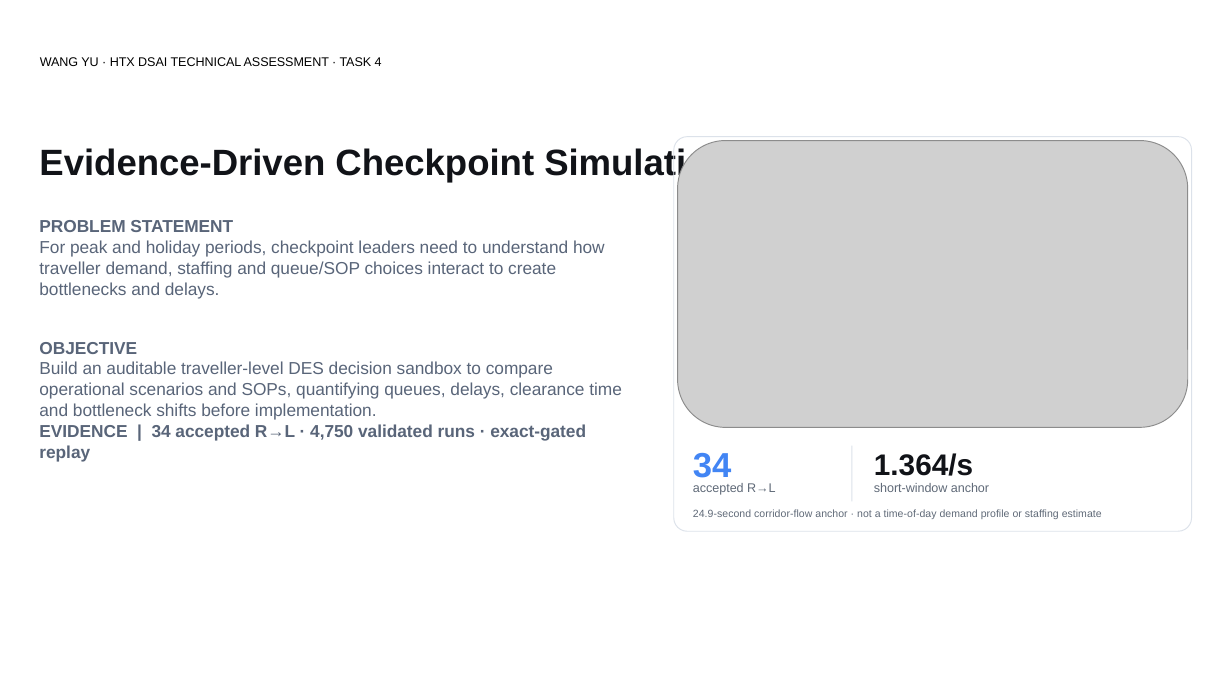
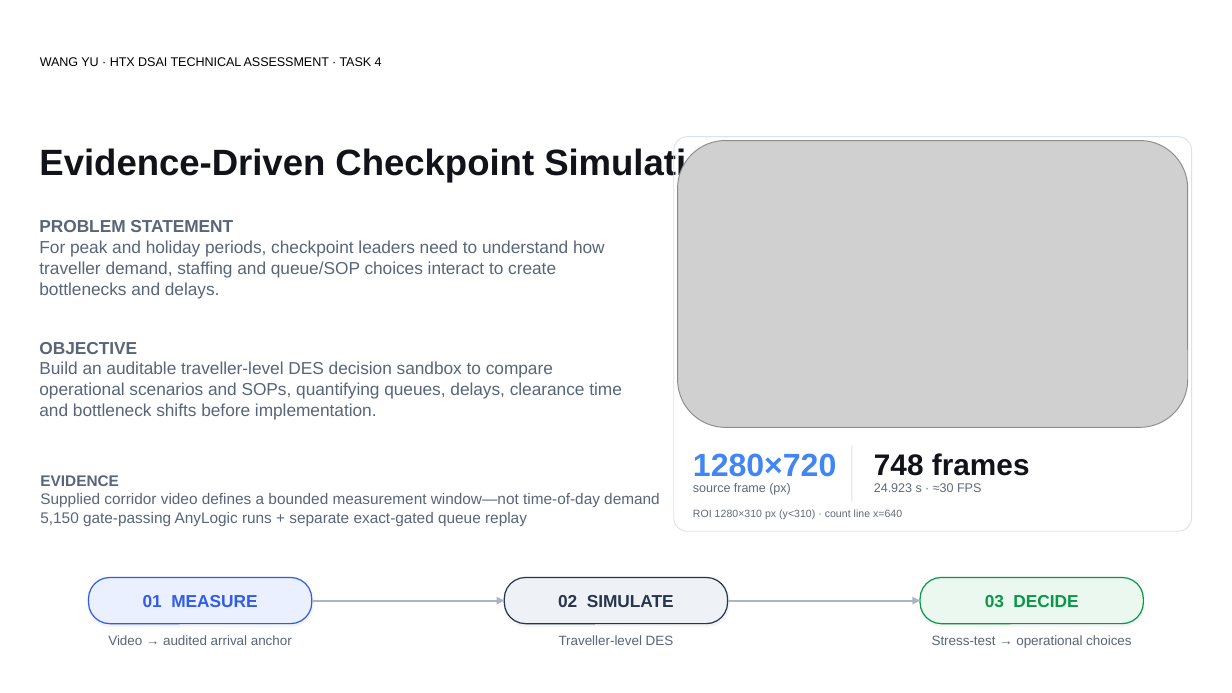
Before and after one commit to wangyu211/htx-checkpoint-simulation, a slide deck: slide 1 of slides/HTX_Task4_Operational_Insights.pptx. Drawn at 1232x693 pixels with LibreOffice and Linux fonts; fonts in the diff are those of the drawing; grey boxes stand for pictures. Boxes give left, top, right and bottom in pixels: in the first picture for what was removed or moved away, otherwise in the second. Text is boxed around its words. In the diff, an @@ line names an element or a change of style, - is before the commit and + after.

Commit message:
Add validated finite-buffer spillback sensitivity study
Implement blocking-after-service in the AnyLogic model, freeze the 2x4x50 design, add fail-closed validation and analysis, and publish the curated 400-run evidence package and updated private decision deck.

```diff
--- a/slides/HTX_Task4_Operational_Insights.pptx
+++ b/slides/HTX_Task4_Operational_Insights.pptx
@@ text at (39,424,586,462): paragraph removed @@
-EVIDENCE | 34 accepted R→L · 4,750 validated runs · exact-gated replay
@@ text added at (40,475,660,526), 12 pt, text #596579 @@
+EVIDENCE
+Supplied corridor video defines a bounded measurement window—not time-of-day demand
+5,150 gate-passing AnyLogic runs + separate exact-gated queue replay
@@ text at (693,453,836,477): text changed; size 27 to 25 pt @@
-34
+1280×720
@@ text at (874,453,1030,476): text changed @@
-1.364/s
+748 frames
@@ text at (693,483,791,495): text changed @@
-accepted R→L
+source frame (px)
@@ text at (693,509,902,519): text changed @@
-24.9-second corridor-flow anchor · not a time-of-day demand profile or staffing estimate
+ROI 1280×310 px (y<310) · count line x=640
@@ text at (874,483,981,492): text changed @@
-short-window anchor
+24.923 s · ≈30 FPS
@@ rounded rectangle added at (89,578,312,624), fill #EAF0FF, outline #315CE8 0.94 pt, 13.5 pt, text #315CE8, bold @@
+01 MEASURE
@@ rounded rectangle added at (505,578,728,624), fill #EEF2F7, outline #27364D 0.94 pt, 13.5 pt, text #27364D, bold @@
+02 SIMULATE
@@ rounded rectangle added at (921,578,1144,624), fill #EAF8EF, outline #0A9848 0.94 pt, 13.5 pt, text #0A9848, bold @@
+03 DECIDE
@@ arrow added from (312, 601) to (505, 601), #AAB4C3 1.5 pt @@
@@ arrow added from (728, 601) to (921, 601), #AAB4C3 1.5 pt @@
@@ text added at (108,635,292,645), 10.5 pt, text #596579 @@
+Video → audited arrival anchor
@@ text added at (559,635,674,645), 10.5 pt, text #596579 @@
+Traveller-level DES
@@ text added at (932,635,1131,648), 10.5 pt, text #596579 @@
+Stress-test → operational choices
```
Also in this commit, not shown: 4 slides added, 4 slides removed, 42 other files.
